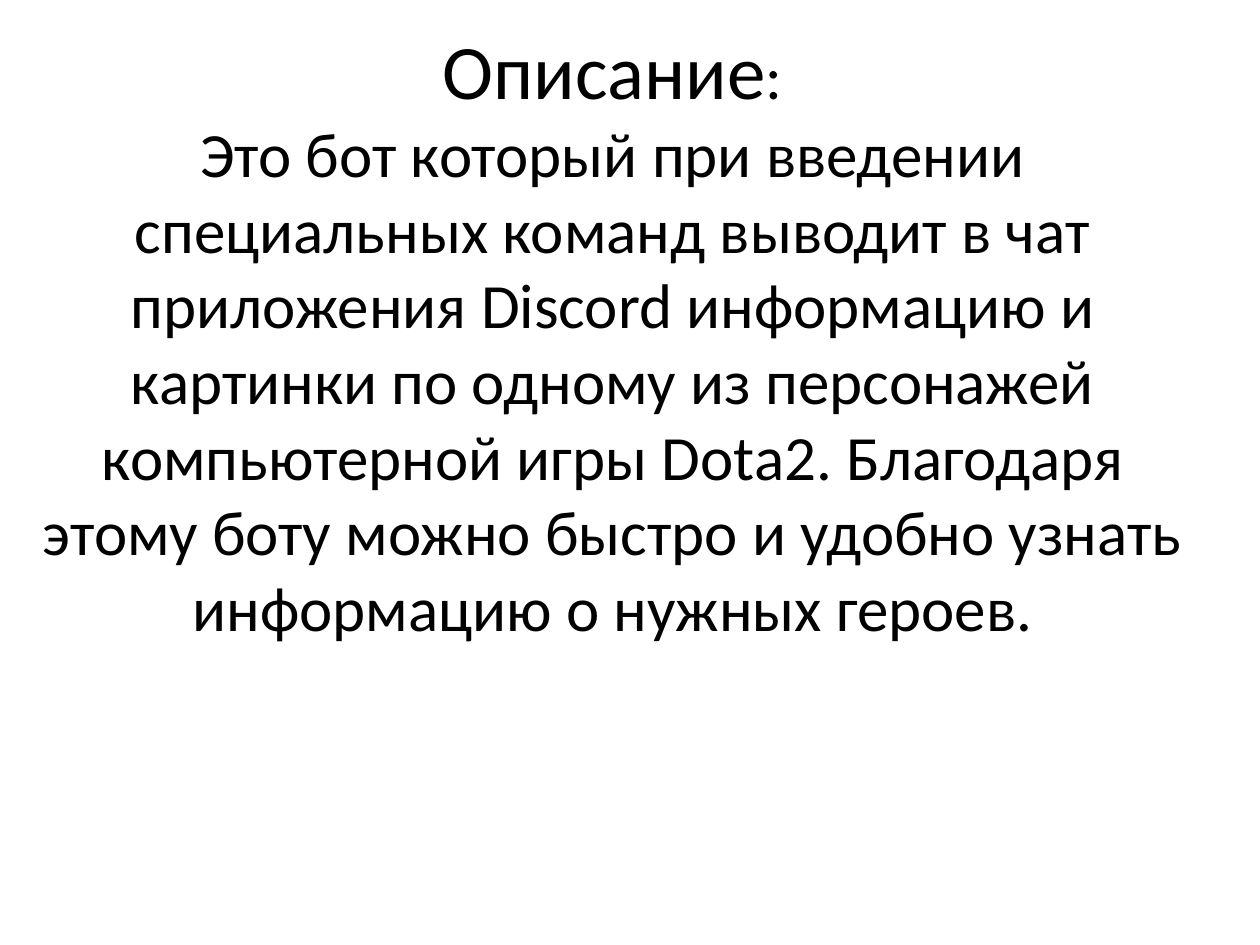
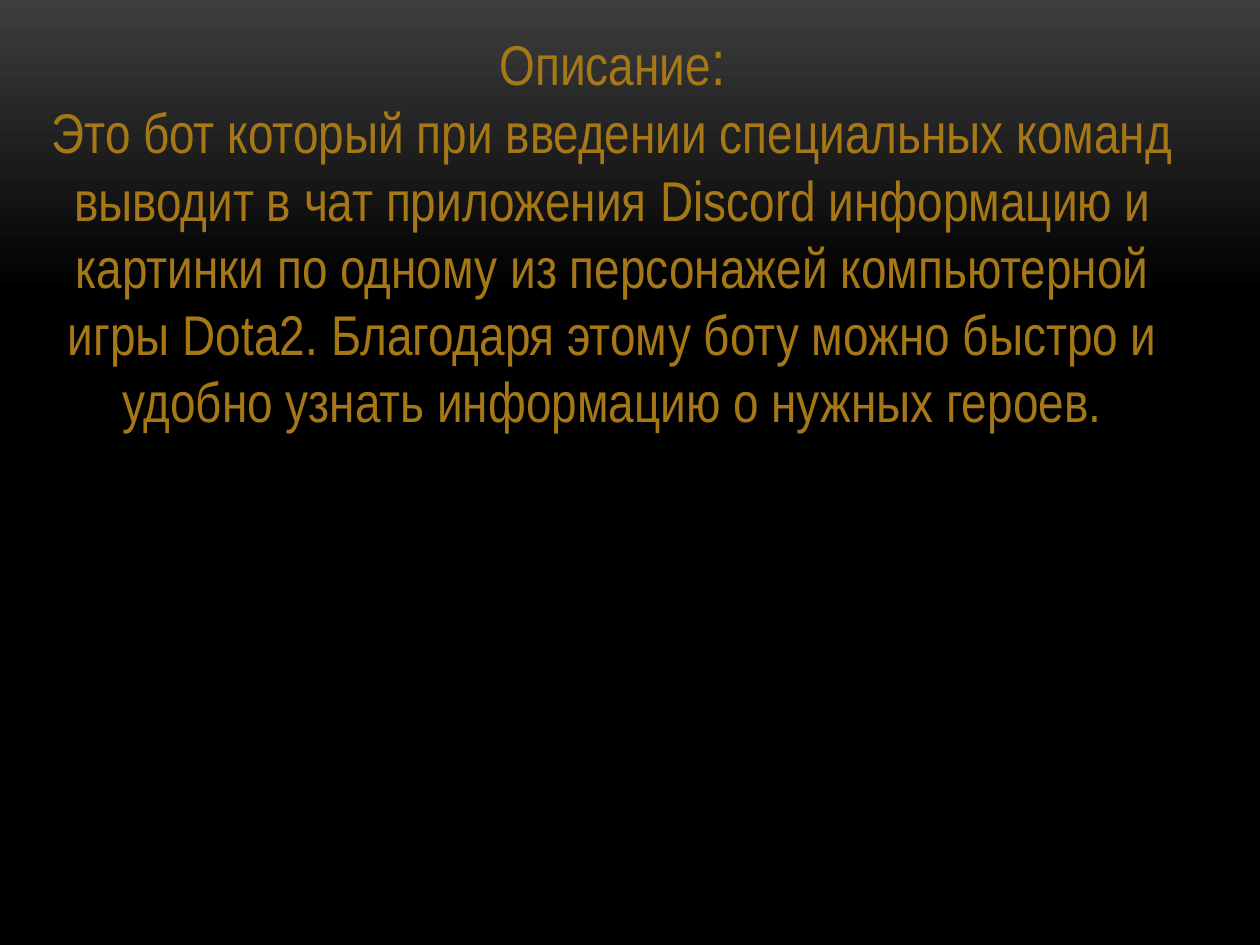
Before and after one commit to megamaxik/Dota-2-helper-bot, a slide deck: slide 2 of DotaHelper.pptx. Drawn at 1260x945 pixels with LibreOffice and Linux fonts; fonts in the diff are those of the drawing; background and template pictures are left out. Boxes give left, top, right and bottom in pixels: in the first picture for what was removed or moved away, otherwise in the second. Text is boxed around its words. In the diff, an @@ line names an element or a change of style, - is before the commit and + after.

Commit message:
добавили пару команд

```diff
--- a/DotaHelper.pptx
+++ b/DotaHelper.pptx
@@ background #FFFFFF to picture (left out) @@
@@ text "Описание:" at box(52, 46, 1172, 432): size 44 to 32 pt in "Описание:"; font Calibri to Arial Narrow, text colour #000000 to #A57617, size 36 to 32 pt @@
```
Also in this commit, not shown: 3 other slides changed, 2 slides added, 2 slides removed, 1 other file.
